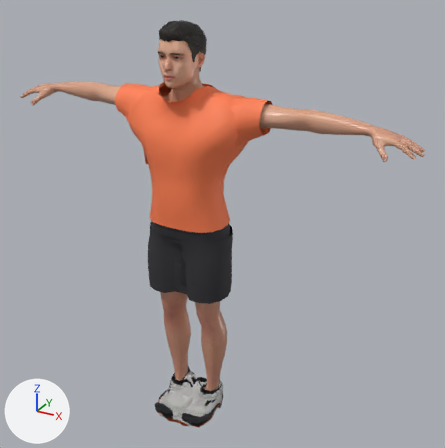
The glTF model FEL-full-app/public/models/rivals/jinx.glb: old version first, new version second.
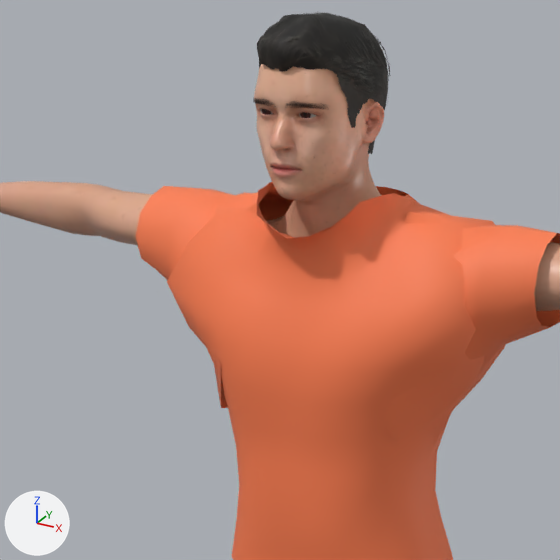
Each version appears first whole from a 50 mm camera at (1.36, -2.2, 2.1) aimed at (0.12, 0.05, 0.98), and next in a close-up on the part from 15% to 60% of the width and 4% to 49% of the height. The axes (+X, +Y, +Z) are drawn at lower left. The lights are the same throughout. The older version's two pictures come first. Where no turn or scale is listed for an object, it has been applied to the vertices. Vertices at exactly the same position are counted once.

Objects in the first close-up: 'Body', 'Hair_cap', 'Kit_tops_top_tee' and 2 more.
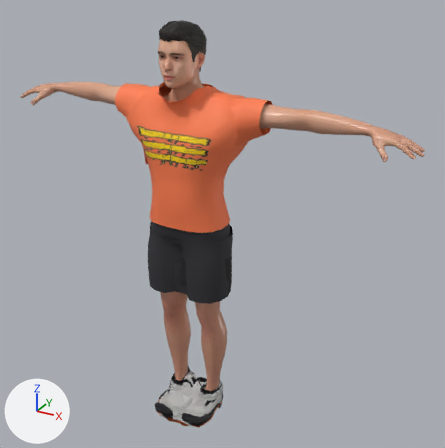
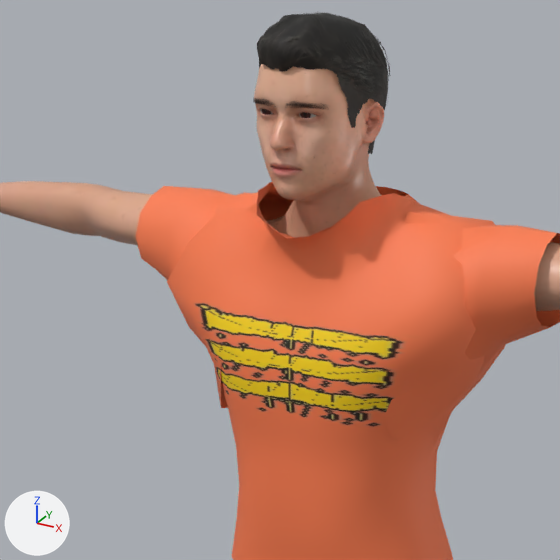
Changed parts and their boxes [x1, y1, x2, y2] in the close-ups (560 x 560 px):
'Kit_tops_top_tee', surface changed: [192, 300, 408, 430] in both

Diff of the bpy script that builds the scene:
```diff
--- a/FEL-full-app/public/models/rivals/jinx.glb.py
+++ b/FEL-full-app/public/models/rivals/jinx.glb.py
@@ img_felprint_jinx_tops @@
+img_felprint_jinx_tops = load_image('felprint_jinx_tops', '_unpacked/felprint_jinx_tops', 512, 512, 'sRGB')
@@ mat_jersey_top_tee @@
 mat_jersey_top_tee = principled_material('jersey.top_tee')
-mat_jersey_top_tee.base_color = (1.0, 0.212, 0.0802)  # orange #ff7f50
+mat_jersey_top_tee.texture = img_felprint_jinx_tops
 mat_jersey_top_tee.roughness = 0.62
@@ me_crude_male_shirt @@
 me_crude_male_shirt.from_pydata(...)  # 408 vertices, 720 faces; spans x -0.351..0.352, y -0.171..0.124, z 1.012..1.619
 # used by ob_kit_tops_top_tee; location = (0.0, 0.0, 0.0)
+# me_crude_male_shirt part 1: texture (UV) coordinates changed
 me_crude_male_shirt.materials.append(mat_jersey_top_tee)
```
